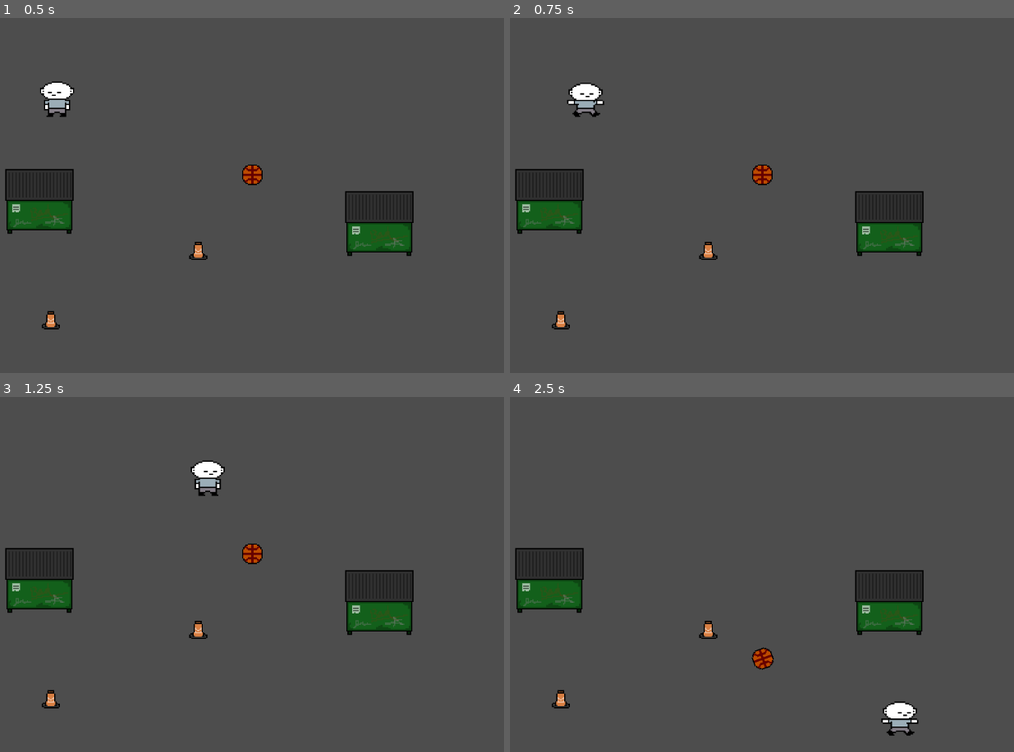
Above: before the commit, frames 1-4 (two rows, left to right).
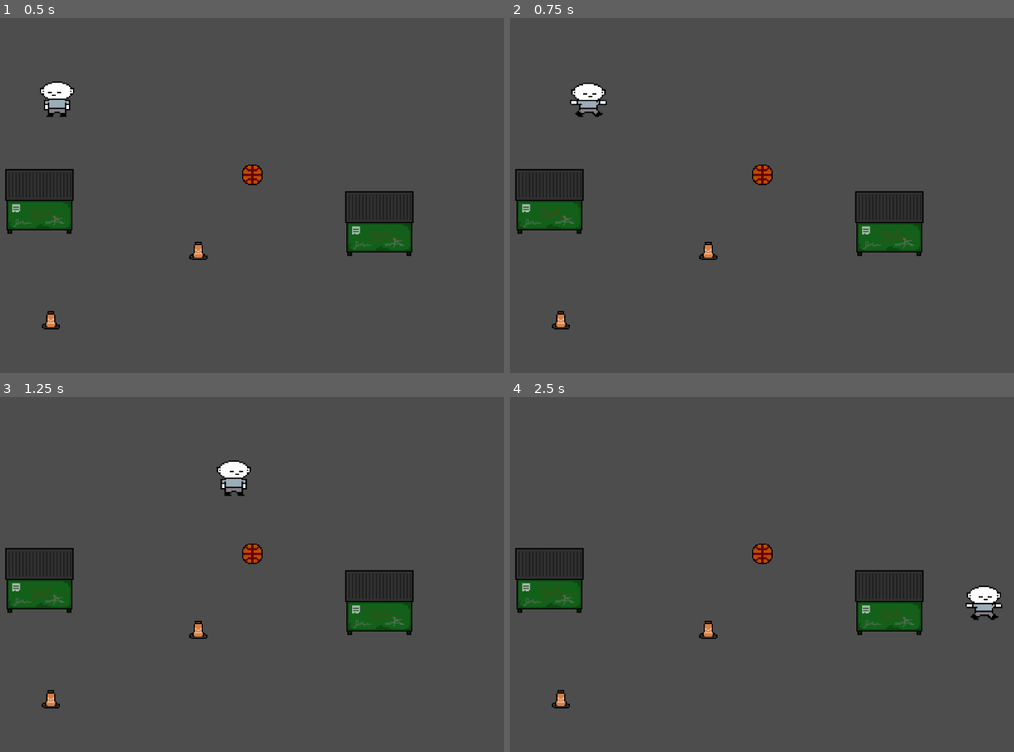
Above: after the commit, the same moments.

Repository: blkilpatrick42/Jim
Game: Godot game, scene res://scenes/dev_base.tscn
Two runs of this game, one before a commit and one after it. Both use one fixed random seed, a clock stepped at 60 frames per second and the inputs below.
Inputs:
- Up to frame 1 (0.5 s): no input
- Up to frame 2 (0.75 s): tap Enter at 0.5 s; hold D (right) from 0.53 s (still down)
- Up to frame 3 (1.25 s): keep holding D (right)
- Up to frame 4 (2.5 s): release D (right) at 1.28 s; hold S (down) 1.28-2.03 s; hold D (right) from 2.03 s (still down)

Frame 1 is identical in both runs. In frame 2, 0.3% of the frame differs, in the area x 11-20%, y 18-28%; in frame 3, 0.9%; in frame 4, 1.4%, in the area x 47-98%, y 41-96%.

Commit message:
scale animation with movement speed & simplify movement code

Diff:
--- a/entities/player/JimCollisionScript.gd
+++ /dev/null
@@ -1,11 +0,0 @@
-extends RigidBody2D
-
-@onready var _animated_sprite = $AnimatedSprite2D
-
-# Called when the node enters the scene tree for the first time.
-func _ready():
-	pass # Replace with function body.
-
-
-# Called every frame. 'delta' is the elapsed time since the previous frame.
-func _process(delta):
--- a/entities/player/jim.tscn
+++ b/entities/player/jim.tscn
@@ -1,10 +1,10 @@
 [gd_scene load_steps=4 format=3 uid="uid://dip52lba5ep0f"]
 
 [ext_resource type="Script" path="res://scripts/Jim_Script.gd" id="1_n452v"]
-[ext_resource type="SpriteFrames" uid="uid://cyfujmfal252r" path="res://sprites/spritesheets/spriteframes/JimSpriteFrames2.tres" id="2_sc7kb"]
+[ext_resource type="SpriteFrames" uid="uid://dy0ok2t6yhqyc" path="res://sprites/spritesheets/spriteframes/Jim.tres" id="2_18ira"]
 
 [sub_resource type="RectangleShape2D" id="RectangleShape2D_w3v7o"]
-size = Vector2(54.5, 31.5)
+size = Vector2(46, 31.5)
 
 [node name="Jim" type="CharacterBody2D"]
 y_sort_enabled = true
@@ -17,9 +17,9 @@
 y_sort_enabled = true
 position = Vector2(0, 2)
 scale = Vector2(0.578125, 0.578125)
-sprite_frames = ExtResource("2_sc7kb")
+sprite_frames = ExtResource("2_18ira")
 offset = Vector2(0, -20)
 
 [node name="CollisionShape2D" type="CollisionShape2D" parent="."]
-position = Vector2(-1, 9)
+position = Vector2(0, 9)
 shape = SubResource("RectangleShape2D_w3v7o")
--- a/scripts/Jim_Script.gd
+++ b/scripts/Jim_Script.gd
@@ -2,11 +2,10 @@
 
 @onready var _animated_sprite = $AnimatedSprite2D
 
-var acceleration_quotient = 25
 var friction_quotient = 25
 var current_acceleration = 0
-var max_acceleration = 50
-var top_velocity = 500
+var acceleration_quotient = 50
+var top_velocity = 600
 var facingPosition = "left"
 
 func _process(_delta):
@@ -39,9 +38,8 @@
 	var input_direction = Input.get_vector("left", "right", "up", "down")
 
 	#ramp up acceleration if we have't hit max
-	if(current_acceleration < max_acceleration &&
-	   input_direction.length() != 0):
-		current_acceleration = current_acceleration + acceleration_quotient
+	if(input_direction.length() != 0):
+		current_acceleration = acceleration_quotient
 
 	#stop accelerating if we hit max speed
 	if(velocity.length() >= top_velocity):
@@ -54,6 +52,13 @@
 	#Oherwise leftover friction makes him scoot backwards lol
 	if(velocity.length() < friction_quotient):
 		velocity = velocity * 0
+
+
+	#scale animation to movement speed
+	if(velocity.length() != 0):
+		_animated_sprite.set_speed_scale(velocity.length() / top_velocity)
+	else:
+		_animated_sprite.set_speed_scale(1)
 #
 func _physics_process(delta):
 	get_input()
--- a/sprites/spritesheets/spriteframes/JimSpriteFrames2.tres
+++ b/sprites/spritesheets/spriteframes/Jim.tres
@@ -166,7 +166,7 @@
 }],
 "loop": true,
 "name": &"walk_down",
-"speed": 5.0
+"speed": 10.0
 }, {
 "frames": [{
 "duration": 1.0,
@@ -183,7 +183,7 @@
 }],
 "loop": true,
 "name": &"walk_left",
-"speed": 5.0
+"speed": 10.0
 }, {
 "frames": [{
 "duration": 1.0,
@@ -200,7 +200,7 @@
 }],
 "loop": true,
 "name": &"walk_right",
-"speed": 5.0
+"speed": 10.0
 }, {
 "frames": [{
 "duration": 1.0,
@@ -217,5 +217,5 @@
 }],
 "loop": true,
 "name": &"walk_up",
-"speed": 5.0
+"speed": 10.0
 }]
--- a/sprites/spritesheets/spriteframes/JimSpriteFrames.tres
+++ b/sprites/spritesheets/spriteframes/Old_Jim.tres
@@ -1,93 +1,93 @@
 [gd_resource type="SpriteFrames" load_steps=24 format=3 uid="uid://cmip1x8m0fcw2"]
 
-[ext_resource type="Texture2D" uid="uid://dkkywx2ixss7" path="res://sprites/spritesheets/Jim.png" id="1_5irki"]
+[ext_resource type="Texture2D" uid="uid://dkkywx2ixss7" path="res://sprites/spritesheets/Old_Jim.png" id="1_icrvb"]
 
 [sub_resource type="AtlasTexture" id="AtlasTexture_3sgy5"]
-atlas = ExtResource("1_5irki")
+atlas = ExtResource("1_icrvb")
 region = Rect2(0, 0, 96, 96)
 
 [sub_resource type="AtlasTexture" id="AtlasTexture_we5ng"]
-atlas = ExtResource("1_5irki")
+atlas = ExtResource("1_icrvb")
 region = Rect2(192, 0, 96, 96)
 
 [sub_resource type="AtlasTexture" id="AtlasTexture_0pymj"]
-atlas = ExtResource("1_5irki")
+atlas = ExtResource("1_icrvb")
 region = Rect2(0, 192, 96, 96)
 
 [sub_resource type="AtlasTexture" id="AtlasTexture_arv3l"]
-atlas = ExtResource("1_5irki")
+atlas = ExtResource("1_icrvb")
 region = Rect2(288, 96, 96, 96)
 
 [sub_resource type="AtlasTexture" id="AtlasTexture_ajxl7"]
-atlas = ExtResource("1_5irki")
+atlas = ExtResource("1_icrvb")
 region = Rect2(0, 0, 96, 96)
 
 [sub_resource type="AtlasTexture" id="AtlasTexture_2fqc7"]
-atlas = ExtResource("1_5irki")
+atlas = ExtResource("1_icrvb")
 region = Rect2(192, 0, 96, 96)
 
 [sub_resource type="AtlasTexture" id="AtlasTexture_evbx2"]
-atlas = ExtResource("1_5irki")
+atlas = ExtResource("1_icrvb")
 region = Rect2(0, 96, 96, 96)
 
 [sub_resource type="AtlasTexture" id="AtlasTexture_i18bd"]
-atlas = ExtResource("1_5irki")
+atlas = ExtResource("1_icrvb")
 region = Rect2(192, 96, 96, 96)
 
 [sub_resource type="AtlasTexture" id="AtlasTexture_ulyw6"]
-atlas = ExtResource("1_5irki")
+atlas = ExtResource("1_icrvb")
 region = Rect2(0, 288, 96, 96)
 
 [sub_resource type="AtlasTexture" id="AtlasTexture_b14m6"]
-atlas = ExtResource("1_5irki")
+atlas = ExtResource("1_icrvb")
 region = Rect2(288, 0, 96, 96)
 
 [sub_resource type="AtlasTexture" id="AtlasTexture_61ip8"]
-atlas = ExtResource("1_5irki")
+atlas = ExtResource("1_icrvb")
 region = Rect2(0, 192, 96, 96)
 
 [sub_resource type="AtlasTexture" id="AtlasTexture_45qbm"]
-atlas = ExtResource("1_5irki")
+atlas = ExtResource("1_icrvb")
 region = Rect2(96, 192, 96, 96)
 
 [sub_resource type="AtlasTexture" id="AtlasTexture_x0v4y"]
-atlas = ExtResource("1_5irki")
+atlas = ExtResource("1_icrvb")
 region = Rect2(192, 192, 96, 96)
 
 [sub_resource type="AtlasTexture" id="AtlasTexture_vgbsr"]
-atlas = ExtResource("1_5irki")
+atlas = ExtResource("1_icrvb")
 region = Rect2(288, 192, 96, 96)
 
 [sub_resource type="AtlasTexture" id="AtlasTexture_xawom"]
-atlas = ExtResource("1_5irki")
+atlas = ExtResource("1_icrvb")
 region = Rect2(0, 0, 96, 96)
 
 [sub_resource type="AtlasTexture" id="AtlasTexture_lr3yt"]
-atlas = ExtResource("1_5irki")
+atlas = ExtResource("1_icrvb")
 region = Rect2(96, 0, 96, 96)
 
 [sub_resource type="AtlasTexture" id="AtlasTexture_8h6ho"]
-atlas = ExtResource("1_5irki")
+atlas = ExtResource("1_icrvb")
 region = Rect2(96, 96, 96, 96)
 
 [sub_resource type="AtlasTexture" id="AtlasTexture_bcjku"]
-atlas = ExtResource("1_5irki")
+atlas = ExtResource("1_icrvb")
 region = Rect2(0, 96, 96, 96)
 
 [sub_resource type="AtlasTexture" id="AtlasTexture_2prnw"]
-atlas = ExtResource("1_5irki")
+atlas = ExtResource("1_icrvb")
 region = Rect2(0, 288, 96, 96)
 
 [sub_resource type="AtlasTexture" id="AtlasTexture_fjo1r"]
-atlas = ExtResource("1_5irki")
+atlas = ExtResource("1_icrvb")
 region = Rect2(96, 288, 96, 96)
 
 [sub_resource type="AtlasTexture" id="AtlasTexture_sotbe"]
-atlas = ExtResource("1_5irki")
+atlas = ExtResource("1_icrvb")
 region = Rect2(192, 288, 96, 96)
 
 [sub_resource type="AtlasTexture" id="AtlasTexture_cg8x2"]
-atlas = ExtResource("1_5irki")
+atlas = ExtResource("1_icrvb")
 region = Rect2(288, 288, 96, 96)
 
 [resource]
Renamed: sprites/spritesheets/Jim.png -> sprites/spritesheets/Old_Jim.png
Not shown, changed: sprites/spritesheets/Old_Jim.png.import
Not shown: 1 places in sprites/spritesheets/spriteframes/Jim.tres that only renumber resources
